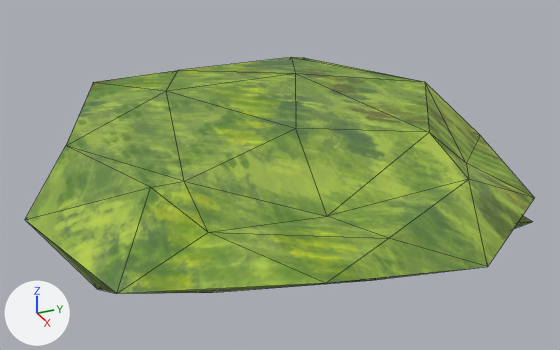
Renders of the glTF model models/trees/foliage6.glb from each side of a commit.
Both versions are drawn from a 50 mm camera at (18.47, -8.78, 9.04) aimed at (-0.46, -0.26, -0.43). The axes (+X, +Y, +Z) are drawn at lower left. The lights are the same throughout. Mesh edges are drawn as thin lines. Vertices at the same position are counted once.

Names of what the first picture shows: 'foliage6'.
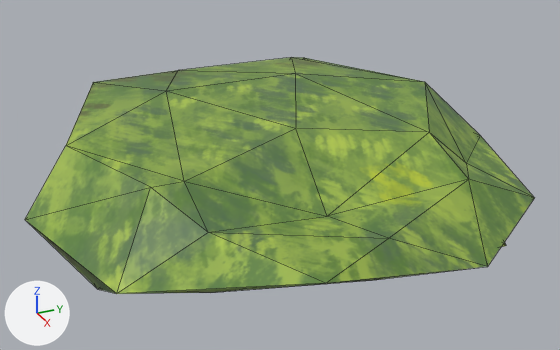
Changed parts and their boxes [x1, y1, x2, y2] in the pictures (560 x 350 px; the box of a moved part takes in the faces that stretch with it):
part 1 of me_foliage6, moved or reshaped
    before: [514, 216, 532, 229]
    after: [501, 242, 506, 247]
part 2 of me_foliage6, surface changed
    both: [26, 57, 534, 294]

The change, as a diff of the scene's bpy script:
```diff
--- a/models/trees/foliage6.glb.py
+++ b/models/trees/foliage6.glb.py
@@ me_foliage6 @@
 # used by ob_foliage6; location = (0.0, 0.0, 0.0)
-me_foliage6.from_pydata(...)  # 42 vertices, 80 faces; spans x -8.4..7.1, y -7.5..6.6, z -2.0..1.6
-me_foliage6.vertices[1].co = (3.2, 0.9, -1.1)
-me_foliage6.vertices[7].co = (4.1, 5.3, -1.0)  # pixel (532, 221)
+me_foliage6.from_pydata(...)  # 42 vertices, 80 faces; spans x -8.4..7.1, y -7.5..6.6, z -2.1..1.6
+# me_foliage6 part 1
+me_foliage6.vertices[1].co = (3.2, 0.9, -2.1)
+me_foliage6.vertices[7].co = (4.1, 4.5, -1.5)  # pixel (506, 245)
+# me_foliage6 part 2: 80 kept faces spanning x -8.4..7.1, y -7.5..6.6, z -2.1..1.6 get new texture (UV) coordinates
 me_foliage6.materials.append(mat_foliage_mtl)
```
